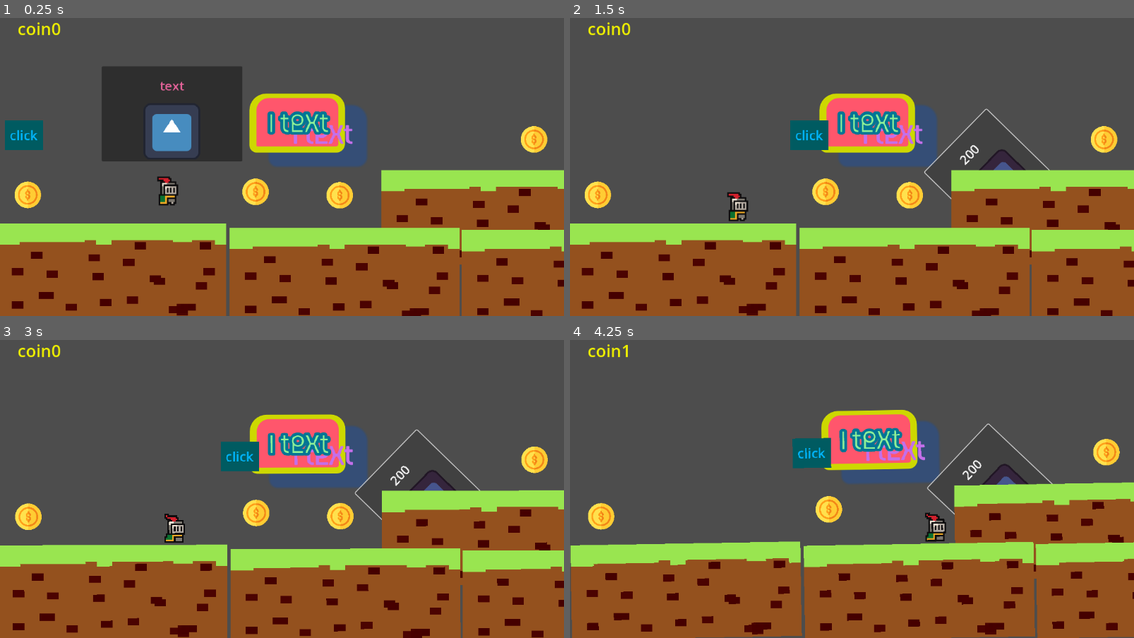
Above: before the commit, frames 1-4 (two rows, left to right).
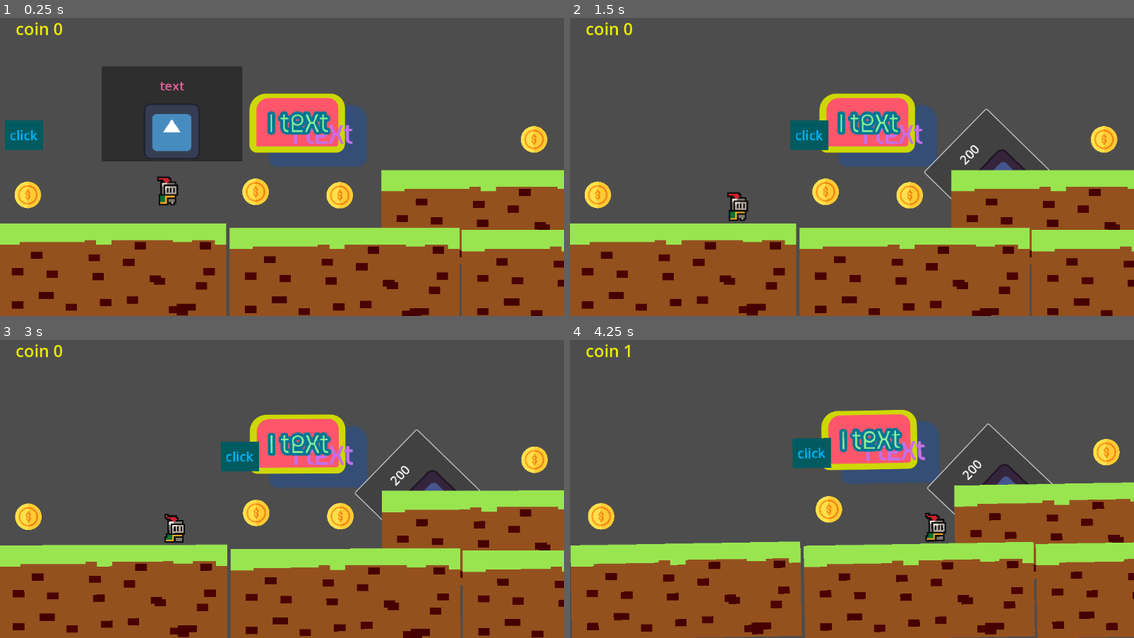
Above: after the commit, the same moments.

Repository: andreyka101/maxim_godot
Game: Godot game, scene res://level_1_2d.tscn
Two runs of this game, one before a commit and one after it. Both use one fixed random seed, a clock stepped at 60 frames per second and the inputs below. The engine's default icon, where the game draws it, is replaced by a stand-in: a white triangle on a blue panel in a dark square.
Inputs:
- Up to frame 1 (0.25 s): no input
- Up to frame 2 (1.5 s): click "click" at 0.5 s; click "text" at 1.25 s
- Up to frame 3 (3 s): click "200" at 2 s; hold Right (key_right) from 2.78 s (still down); hold T (key_teleport_t) from 2.78 s (still down)
- Up to frame 4 (4.25 s): keep holding Right (key_right); tap Space (key_up) at 3.02, 3.77 s; release T (key_teleport_t) at 3.53 s; tap T (key_teleport_t) at 3.6 s

The runs differ from the first frame. In frame 1, 0.2% of the frame differs, in the area x 2-12%, y 1-6%; in frame 2, 0.2%; in frame 3, 0.2%; in frame 4, 0.2%.

Commit message:
цвцввц

Diff:
--- a/player_2d.gd
+++ b/player_2d.gd
@@ -21,8 +21,8 @@
 		# гравитация
 		#position.y += 10
 
-
-		text_coin.text = "coin" + str(num_coin)
+		# отображаем количество монет
+		text_coin.text = "coin " + str(num_coin)
 
 
 
